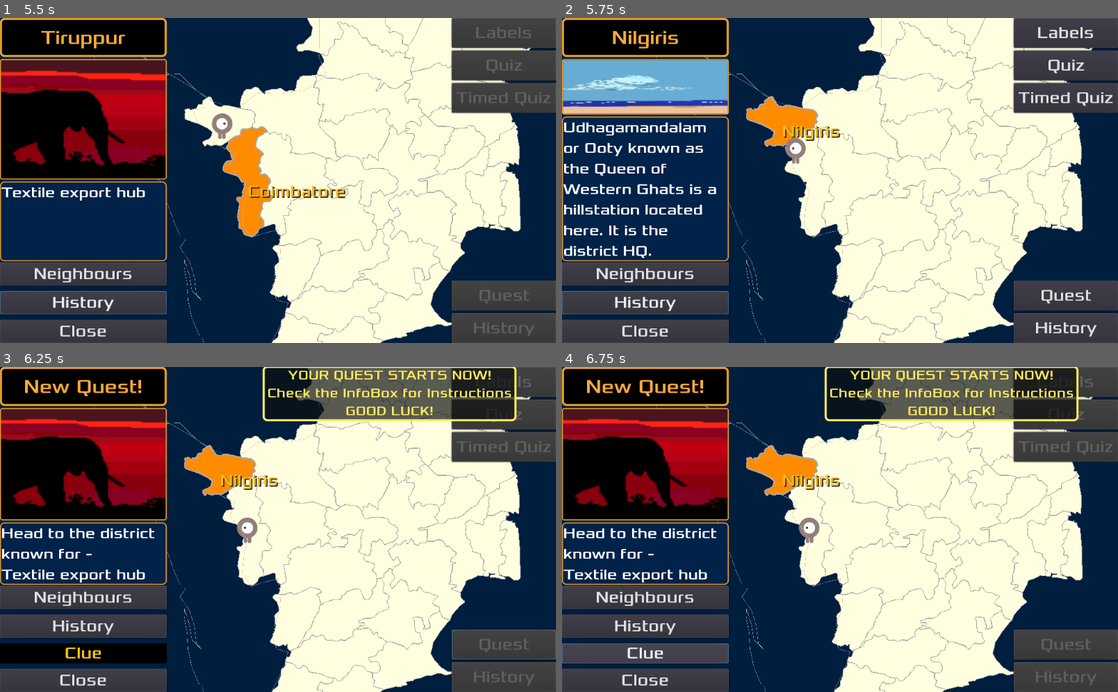
Above: before the commit, frames 1-4 (two rows, left to right).
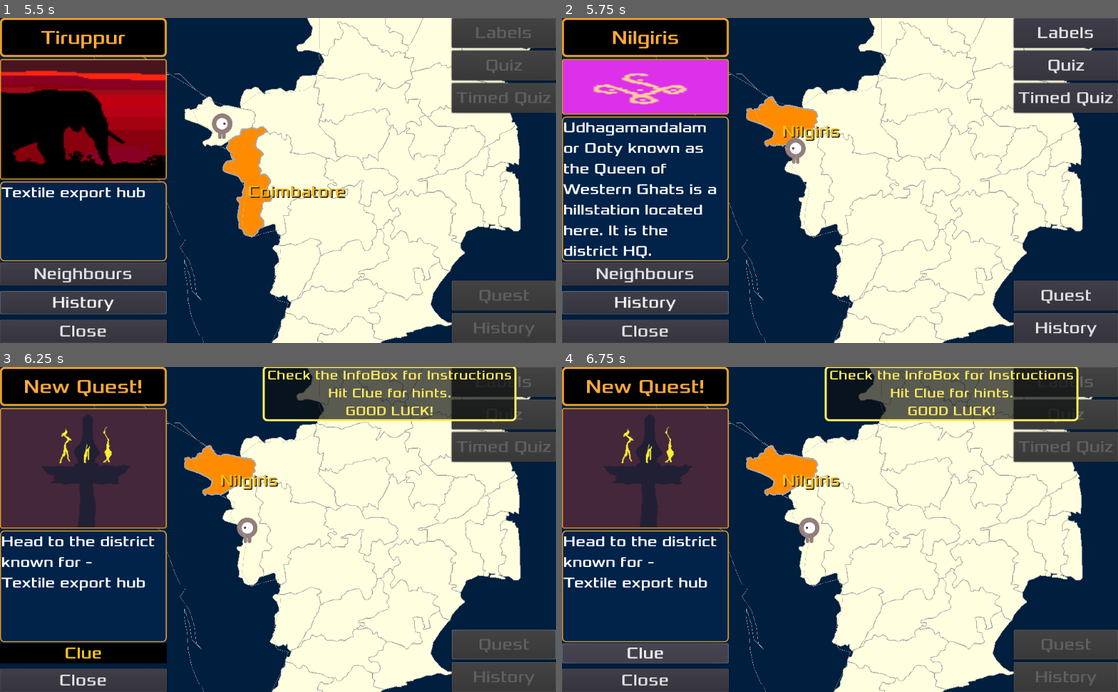
Above: after the commit, the same moments.

Repository: sharun-s/godot-tn
Game: Godot game, scene res://Node2D.tscn
The game is run twice, just before and just after one commit, with the same random seed, the same clock (stepped at 60 frames per second) and the same inputs.
Inputs (mouse positions are in pixels of both pictures, inside the frame that each line leads up to):
- Up to frame 1 (5.5 s): tap Enter at 0.5 s; drag from (433, 125) to (222, 128) at 0.52 s; drag from (222, 128) to (433, 125) at 1.27 s; move the mouse to (428, 79) at 2.02 s; hold Right (ui_right) 2.03-2.75 s; tap Backspace at 2.1 s; click (428, 79) at 2.17 s; drag from (316, 21) to (222, 128) at 2.77 s; click "Neighbours" at 3.5 s; click "History" at 4.25 s; drag from (278, 180) to (222, 128) at 5.02 s
- Up to frame 2 (5.75 s): no input
- Up to frame 3 (6.25 s): click "Quest" at 5.75 s
- Up to frame 4 (6.75 s): click "Clue" at 6.5 s

Frame 1 is identical in both runs. In frame 2, 4.9% of the frame differs, in the area x 0-30%, y 13-30%; in frame 3, 19%, in the area x 0-92%, y 1-85%; in frame 4, 19%.

Commit message:
In quest mode turn off neighbours and history options in infocenter. Just keep focus on the clue

Diff:
--- a/InfoCenter.gd
+++ b/InfoCenter.gd
@@ -176,7 +176,7 @@
 	preload("res://flame.png"),
 	sea(),
 	preload("res://kolam.png"),
-	#preload("res://dugong.png"),
+	preload("res://dugong.png"),
 	#preload("res://paddy.png"),
 	#preload("res://temple.png"),
 	#preload("res://templecar.png"),
@@ -268,6 +268,12 @@
 	return textstr
 
 func _on_Neighbours_pressed():
+	if n == null:
+		$VBoxContainer2/MarginContainer/Neighbours.pressed=false
+		return
+	if len(n) == 0:
+		$VBoxContainer2/MarginContainer/Neighbours.pressed=false
+		return
 	$VBoxContainer2/FactBox.text=format_neighbours()
 
 func _on_clue_pressed(prefix=''):
@@ -278,7 +284,15 @@
 		$VBoxContainer2/FactBox.text=prefix+'Head to the district known for - \n'+facts[targets[0]][idx]
 
 func _on_history_pressed():
+	if historytext==null or historytext=="":
+		return
 	$VBoxContainer2/FactBox.text=historytext
 
 func _on_Neighbours_toggled(button_pressed):
+	if n == null:
+		$VBoxContainer2/MarginContainer/Neighbours.pressed=false
+		return
+	if len(n) == 0:
+		$VBoxContainer2/MarginContainer/Neighbours.pressed=false
+		return
 	emit_signal('show_neighbours', button_pressed)
--- a/TN.gd
+++ b/TN.gd
@@ -871,8 +871,10 @@
 var quest_in_progress:=false
 func _on_Quest_pressed():
 	disableui()
+	$HUD/Grid/VBoxContainer2/MarginContainer/Neighbours.visible=false
+	$HUD/Grid/VBoxContainer2/MarginContainer/history.visible=false
 	$HUD/Score.visible=true
-	$HUD/Score.text='YOUR QUEST STARTS NOW!\nCheck the InfoBox for Instructions\nGOOD LUCK!'
+	$HUD/Score.text='Check the InfoBox for Instructions\nHit Clue for hints.\nGOOD LUCK!'
 	quest_in_progress=true
 	if selected_district=='':
 		$HUD/Grid.show()
@@ -902,6 +904,8 @@
 		$HUD/Grid.reload(district, neighbours(district), get_history(district), 2) # non quest just show info without clue
 
 func _on_quest_over(turnstaken, cluessolved):
+	$HUD/Grid/VBoxContainer2/MarginContainer/Neighbours.visible=true
+	$HUD/Grid/VBoxContainer2/MarginContainer/history.visible=true
 	$HUD/Grid.hide()
 	$HUD/Score.visible=false
 	timed_msg("[pulse color=#22dd44 height=-15 freq=5]You took "+str(turnstaken)+" turns\nAnd solved "+str(cluessolved)+" clues ![/pulse]",3)
@@ -914,11 +918,11 @@
 	enableui()
 	game_over()
 
-func _off_track(d):
+func _off_track(dx):
 	$HUD/Score.text="Oops! Wrong direction!!!\nPress CLUE for more hints"
 	$HUD/Score["custom_styles/normal"].border_color=Color.red
 	$HUD/Score["custom_colors/font_color"]=Color.red
-	get_node(d).get_child(0).color=selected_color_wrong
+	get_node(dx).get_child(0).color=selected_color_wrong
 
 func _on_Grid_show_neighbours(show):
 	if show:
Binary file added: dugong.png
Not shown, added: dugong.png.import
